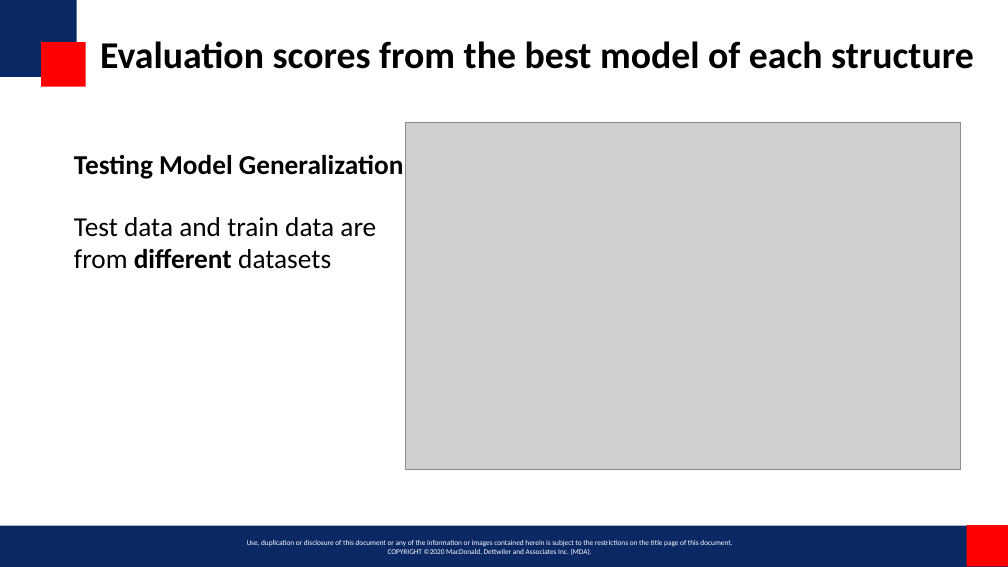
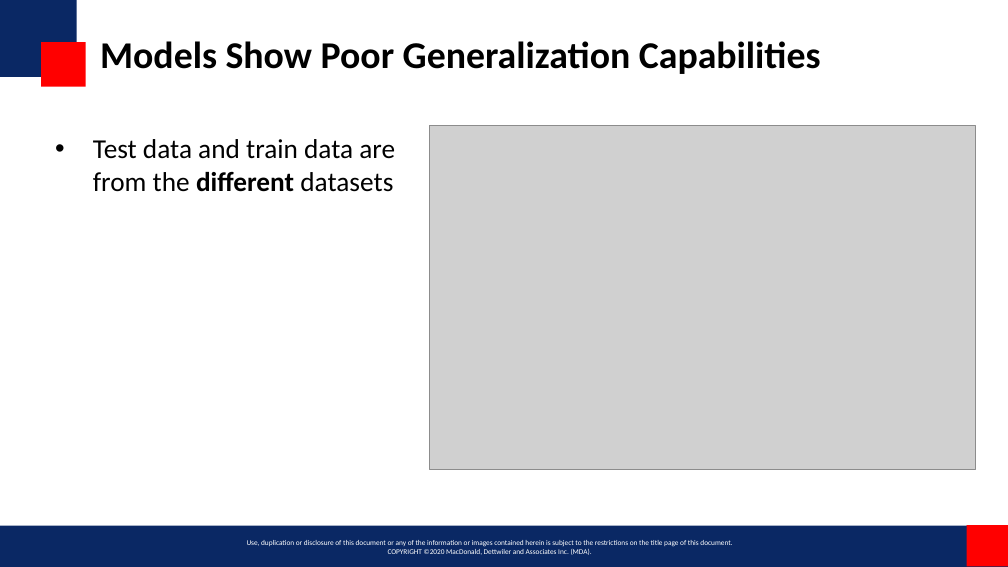
Before and after one commit to miketianchen/MDA_image_captioning, a slide deck: slide 13 of docs/final_presentation.pptx. Drawn at 1008x567 pixels with LibreOffice and Linux fonts; fonts in the diff are those of the drawing; grey boxes stand for pictures; background and template pictures are left out. Boxes give left, top, right and bottom in pixels: in the first picture for what was removed or moved away, otherwise in the second. Text is boxed around its words. In the diff, an @@ line names an element or a change of style, - is before the commit and + after.

```diff
--- a/docs/final_presentation.pptx
+++ b/docs/final_presentation.pptx
@@ title at (100, 41, 821, 74): text changed @@
-Evaluation scores from the best model of each structure
+Models Show Poor Generalization Capabilities
@@ text at (93, 139, 395, 192): text changed @@
-Test data and train data are from different datasets
+• Test data and train data are from the different datasets
@@ picture: place and size @@
-picture at (406, 123, 960, 469)
+picture at (430, 126, 975, 470)
@@ text removed at (74, 155, 404, 179) @@
-Testing Model Generalization
```
Also in this commit, not shown: 5 other slides changed, 1 other file.
